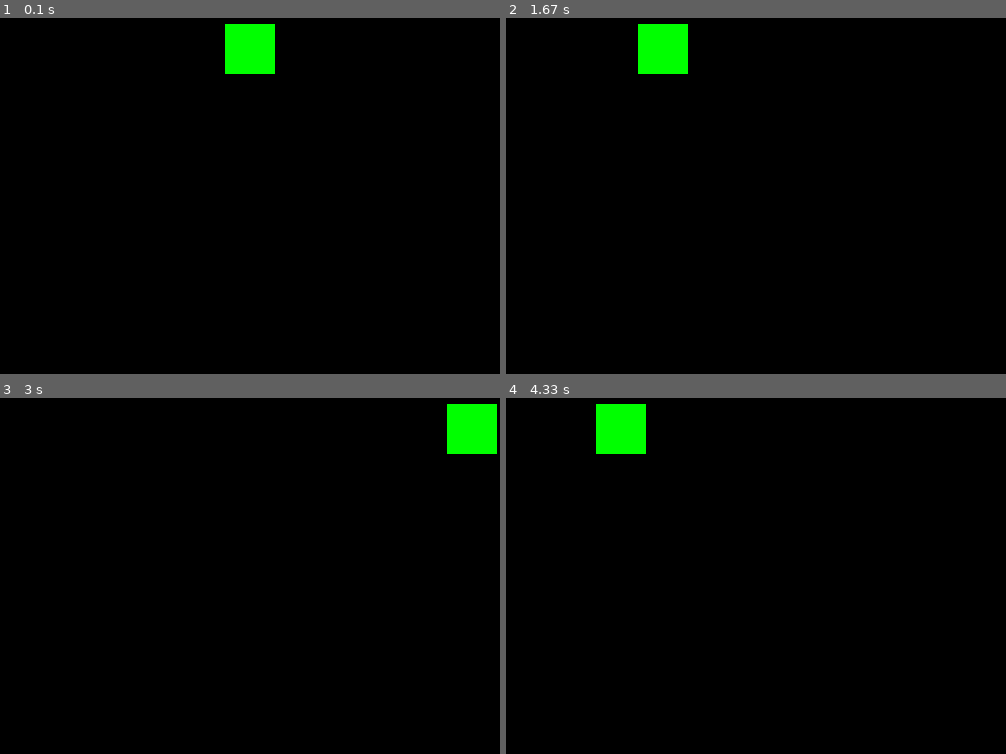
Above: before the commit, frames 1-4 (two rows, left to right).
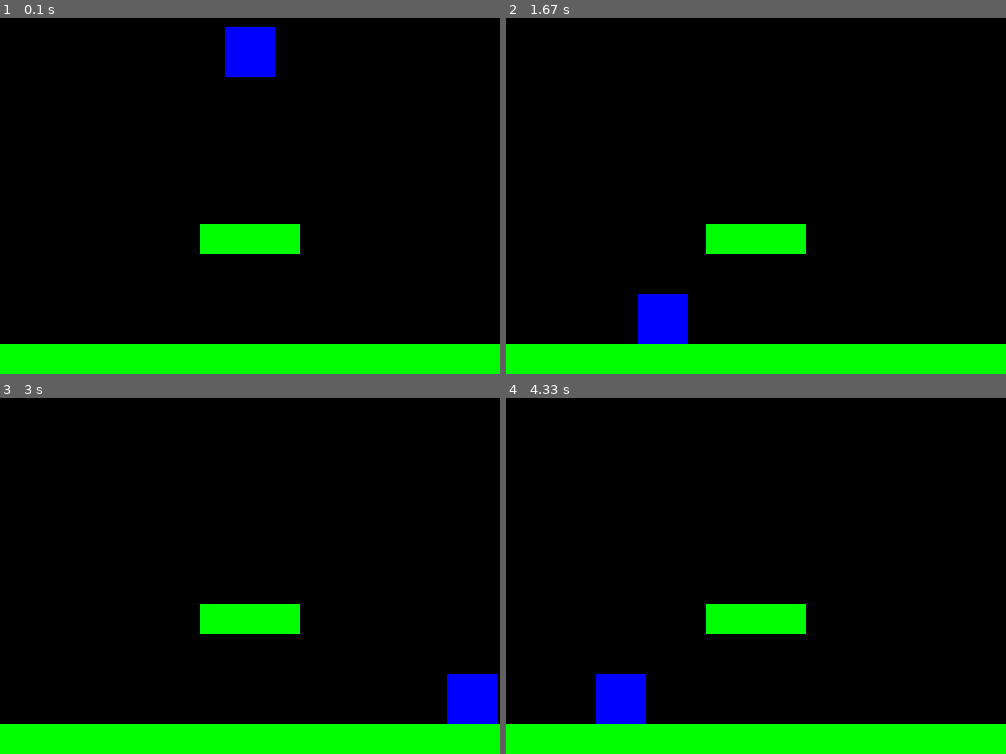
Above: after the commit, the same moments.

Repository: ProjeYonetimiDersi/Butunleme-Pygame
Game: pygame game, started from projeyonetimiButunleme/main.py
The game is run twice, just before and just after one commit, with the same random seed, the same clock (stepped at 60 frames per second) and the same inputs.
Inputs:
- Up to frame 1 (0.1 s): no input
- Up to frame 2 (1.67 s): hold Right 0.33-0.8 s; hold Right 0.83-1.3 s; hold Left from 1.33 s (still down)
- Up to frame 3 (3 s): release Left at 1.87 s; hold Left 1.9-2.3 s; hold Right 2.33-2.97 s
- Up to frame 4 (4.33 s): hold Left 3-3.47 s; hold Right 3.5-3.97 s; hold Right from 4 s (still down)

The runs differ from the first frame. In frame 1, 12% of the frame differs, in the area x 0-100%, y 1-100%; in frame 2, 13%; in frame 3, 13%; in frame 4, 13%.

Commit message:
Platform oluşumu, yerçekimi ve çarpışmalar eklendi.

Diff:
--- a/projeyonetimiButunleme/main.py
+++ b/projeyonetimiButunleme/main.py
@@ -12,8 +12,23 @@
 
     def new(self):
         self.all_sprites = pygame.sprite.Group()
+        self.platforms = pygame.sprite.Group()
+
+        p1 = Platform(0, HEIGHT-30, WIDTH, 40)
+        p2 = Platform(WIDTH/2-50, 500, 100, 30)
+
+        self.platforms.add(p1)
+        self.platforms.add(p2)
+
+
         self.player = Player()
+
+
         self.all_sprites.add(self.player)
+        self.all_sprites.add(p1)
+        self.all_sprites.add(p2)
+
+
         self.run()
 
     def run(self):
@@ -30,6 +45,12 @@
 
     def update(self):
         self.all_sprites.update()
+
+        carpismalar = pygame.sprite.spritecollide(self.player, self.platforms, dokill = False)
+        if carpismalar:
+            self.player.hiz.y = 0
+            self.player.rect.bottom = carpismalar[0].rect.top
+
         pygame.display.update()
 
     def events(self):
--- a/projeyonetimiButunleme/sprites.py
+++ b/projeyonetimiButunleme/sprites.py
@@ -7,11 +7,11 @@
     def __init__(self):
         super().__init__()
         self.image = pygame.Surface((50, 50))
-        self.image.fill((0, 255, 0))
+        self.image.fill((0, 0, 255))
         self.rect = self.image.get_rect()
         self.rect.center = (WIDTH/2, HEIGHT/2)
         self.hiz = vector(0, 0)
-        self.ivme = vector(0, 0)
+        self.ivme = vector(0, 0.3)
 
     def update(self, *args):
         keys = pygame.key.get_pressed()
@@ -37,7 +37,10 @@
             if self.hiz.x < 0:
                 self.hiz.x += 0.3
 
+        self.hiz.y += self.ivme.y
+
         self.rect.x += self.hiz.x
+        self.rect.y += self.hiz.y
 
 
         if self.rect.x > WIDTH:
@@ -45,3 +48,12 @@
 
         if self.rect.right < 0:
             self.rect.right = WIDTH
+
+class Platform(pygame.sprite.Sprite):
+    def __init__(self, x, y, w, h):
+        super().__init__()
+        self.image = pygame.Surface((w, h))
+        self.image.fill((0, 255, 0))
+        self.rect = self.image.get_rect()
+        self.rect.x = x
+        self.rect.y = y
